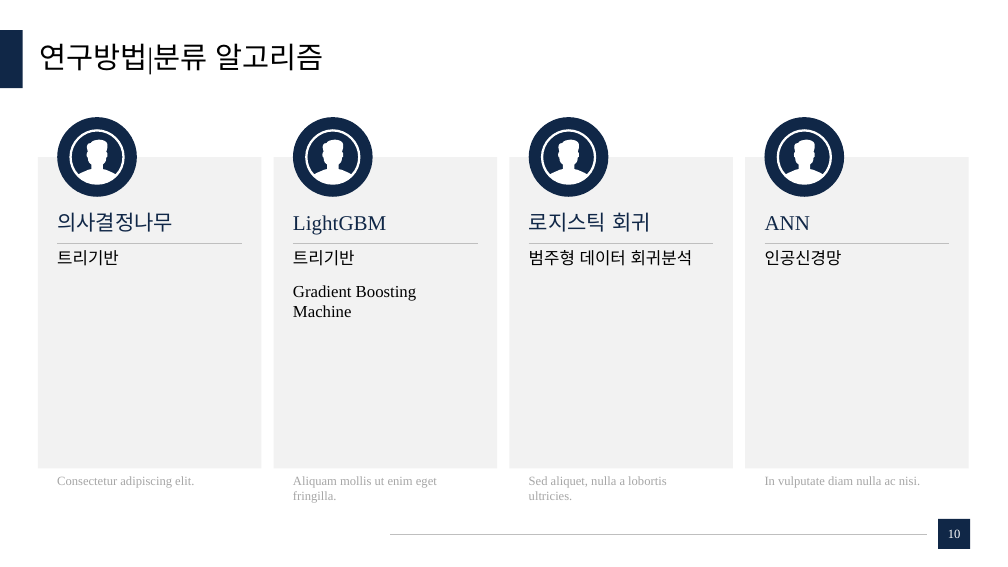
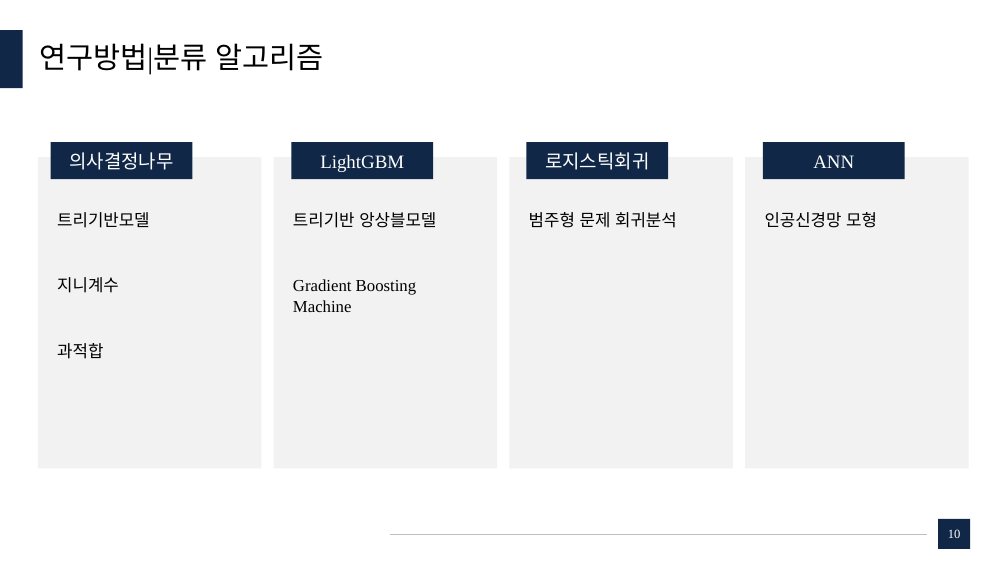
Before and after one commit to dudungE/Competition, a slide deck: slide 10 of ppt/부실가계분류모델에 관한 연구.pptx. Drawn at 1008x567 pixels with LibreOffice and Linux fonts; fonts in the diff are those of the drawing. Boxes give left, top, right and bottom in pixels: in the first picture for what was removed or moved away, otherwise in the second. Text is boxed around its words. In the diff, an @@ line names an element or a change of style, - is before the commit and + after.

Commit message:
ppt update

```diff
--- a/ppt/부실가계분류모델에 관한 연구.pptx
+++ b/ppt/부실가계분류모델에 관한 연구.pptx
@@ ellipse removed at (57, 117, 137, 197) @@
@@ ellipse removed at (293, 117, 373, 197) @@
@@ ellipse removed at (529, 117, 608, 197) @@
@@ ellipse removed at (765, 117, 844, 197) @@
@@ rectangle added at (51, 142, 192, 179), fill #102747, 18 pt, text #FFFFFF @@
+의사결정나무
@@ freeform shape removed at (70, 129, 125, 185) @@
@@ rectangle added at (292, 142, 433, 179), fill #102747, 18 pt, text #FFFFFF @@
+LightGBM
@@ freeform shape removed at (306, 129, 361, 185) @@
@@ rectangle added at (526, 142, 668, 179), fill #102747, 18 pt, text #FFFFFF @@
+로지스틱회귀
@@ freeform shape removed at (541, 129, 597, 185) @@
@@ rectangle added at (763, 142, 904, 179), fill #102747, 18 pt, text #FFFFFF @@
+ANN
@@ freeform shape removed at (777, 129, 832, 185) @@
@@ text at (57, 212, 149, 359): text changed; size 20 to 16 pt; text colour #102747 to #000000 @@
-의사결정나무
-트리기반
+트리기반모델
+지니계수
+과적합
@@ text at (293, 212, 436, 228): text changed; size 20 to 16 pt; text colour #102747 to #000000 @@
-LightGBM
-트리기반
+트리기반 앙상블모델
@@ text at (529, 212, 677, 228): text changed @@
-로지스틱 회귀
-범주형 데이터 회귀분석
+범주형 문제 회귀분석
@@ text at (765, 212, 877, 228): text changed @@
-ANN
-인공신경망
+인공신경망 모형
@@ line removed from (57, 243) to (242, 243) @@
@@ line removed from (293, 243) to (478, 243) @@
@@ line removed from (529, 243) to (714, 243) @@
@@ line removed from (765, 243) to (950, 243) @@
@@ text removed at (57, 476, 194, 488) @@
-Consectetur adipiscing elit.
@@ text removed at (293, 476, 437, 503) @@
-Aliquam mollis ut enim eget fringilla.
@@ text removed at (529, 476, 666, 500) @@
-Sed aliquet, nulla a lobortis ultricies.
@@ text removed at (765, 476, 920, 488) @@
-In vulputate diam nulla ac nisi.
```
Also in this commit, not shown: 19 other slides changed, 7 slides added, 2 slides removed, 2 other files.
